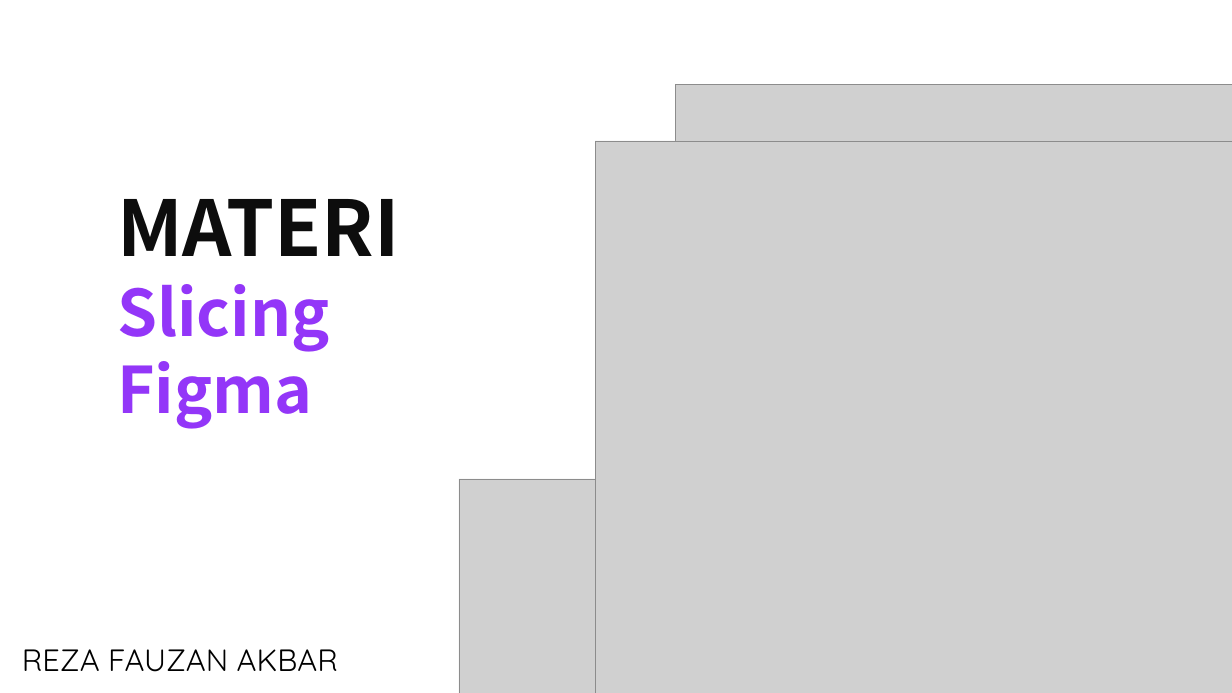
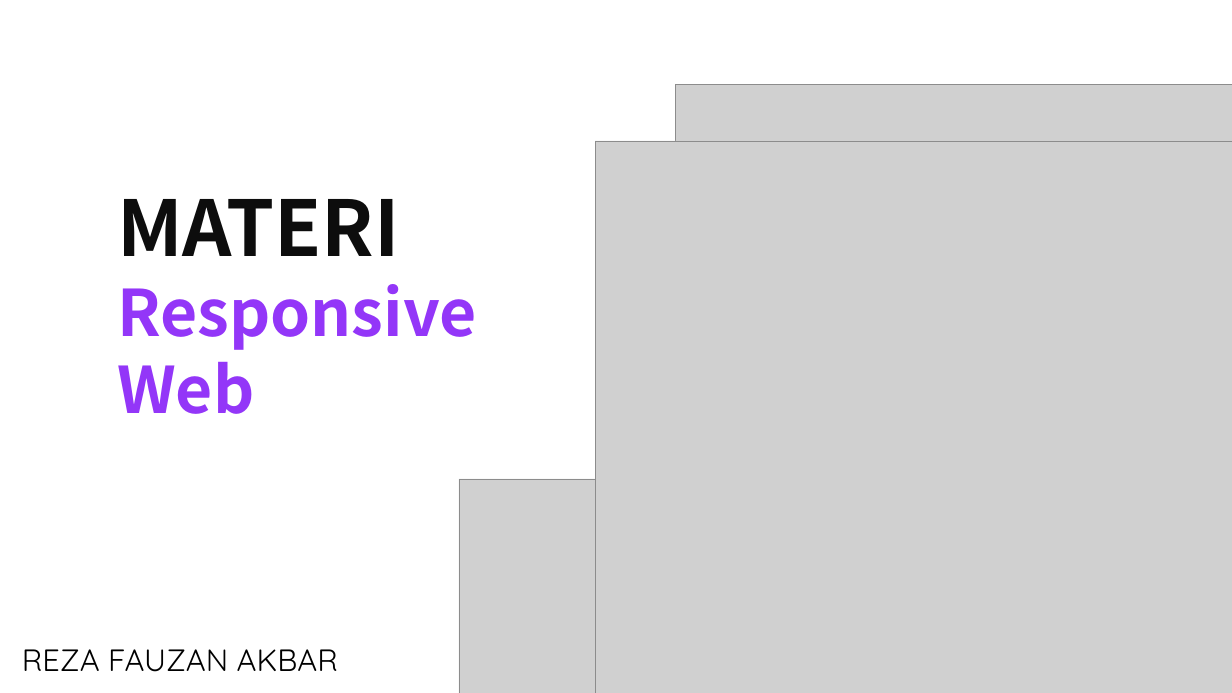
Before and after one commit to rezafauzanakbar/slicing_food_recipes, a slide deck: slide 1 of objective.pptx. Drawn at 1232x693 pixels with LibreOffice and Linux fonts; fonts in the diff are those of the drawing; grey boxes stand for pictures. Boxes give left, top, right and bottom in pixels: in the first picture for what was removed or moved away, otherwise in the second. Text is boxed around its words. In the diff, an @@ line names an element or a change of style, - is before the commit and + after.

```diff
--- a/objective.pptx
+++ b/objective.pptx
@@ text at (117, 284, 477, 414): text changed @@
-Slicing
-Figma
+Responsive
+Web
```
Also in this commit, not shown: 8 slides added, 8 slides removed, 12 other files.
